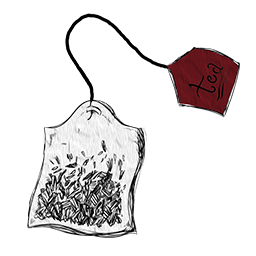
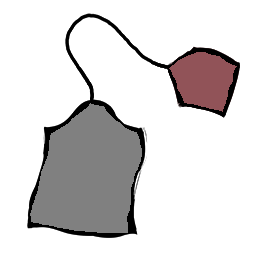
Two versions of the same layered image (256×256). Layer-by-layer changes:
added layer "Layer 2" above "Layer 1" over 27, 13, 240, 238
added layer "Layer 1" (75%) above "drawing-of-bleach-free-tea-bag" over 27, 13, 240, 238
hid "drawing-of-bleach-free-tea-bag" over 27, 13, 240, 238
